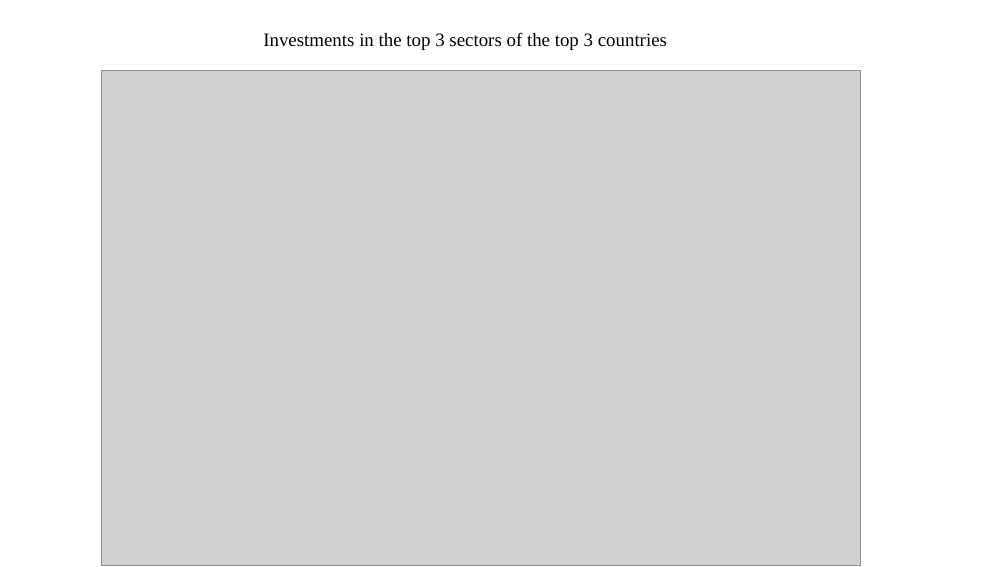
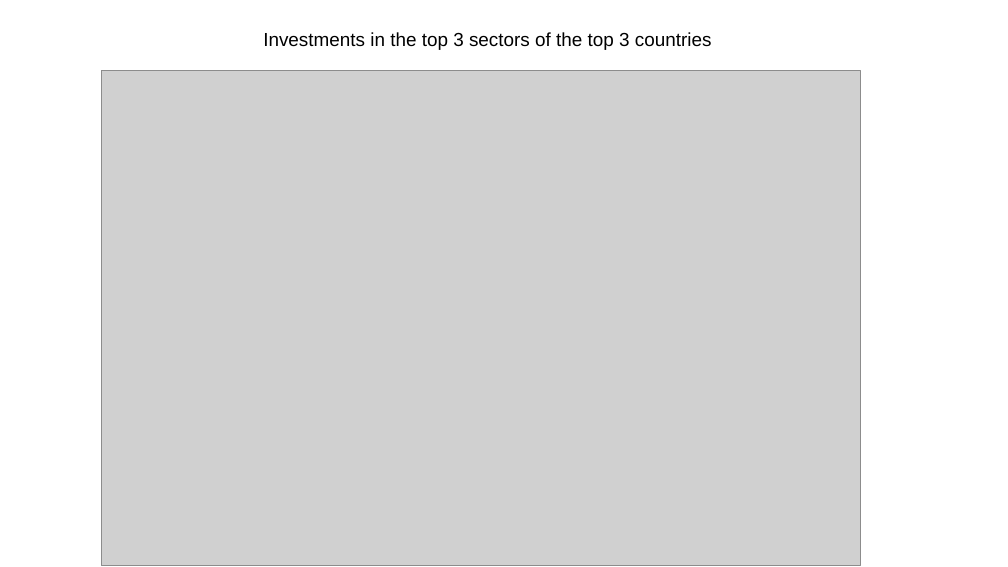
Before and after one commit to santhoshpkumar/Spark-Funds-Investment-CaseStudy, a slide deck: slide 9 of Spark Funds Presentation.pptx. Drawn at 1008x567 pixels with LibreOffice and Linux fonts; fonts in the diff are those of the drawing; grey boxes stand for pictures; background and template pictures are left out. Boxes give left, top, right and bottom in pixels: in the first picture for what was removed or moved away, otherwise in the second. Text is boxed around its words. In the diff, an @@ line names an element or a change of style, - is before the commit and + after.

```diff
--- a/Spark Funds Presentation.pptx
+++ b/Spark Funds Presentation.pptx
@@ text "Investments in the top 3 ..." at (263, 32, 712, 50): font Times New Roman to Arial @@
```
Also in this commit, not shown: 4 other slides changed, 5 slides added, 5 slides removed.
